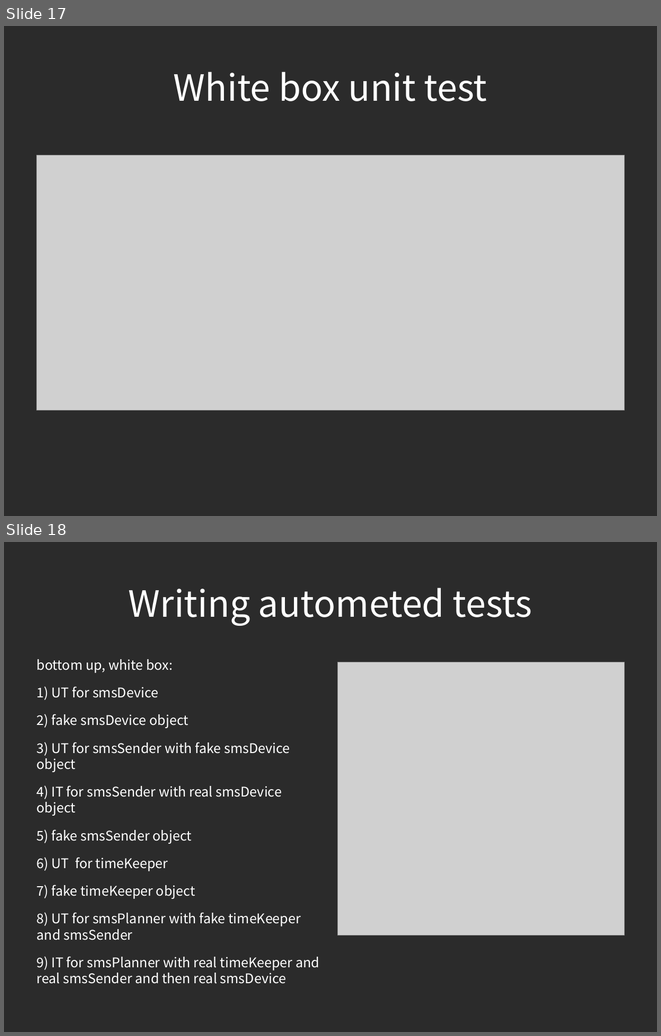
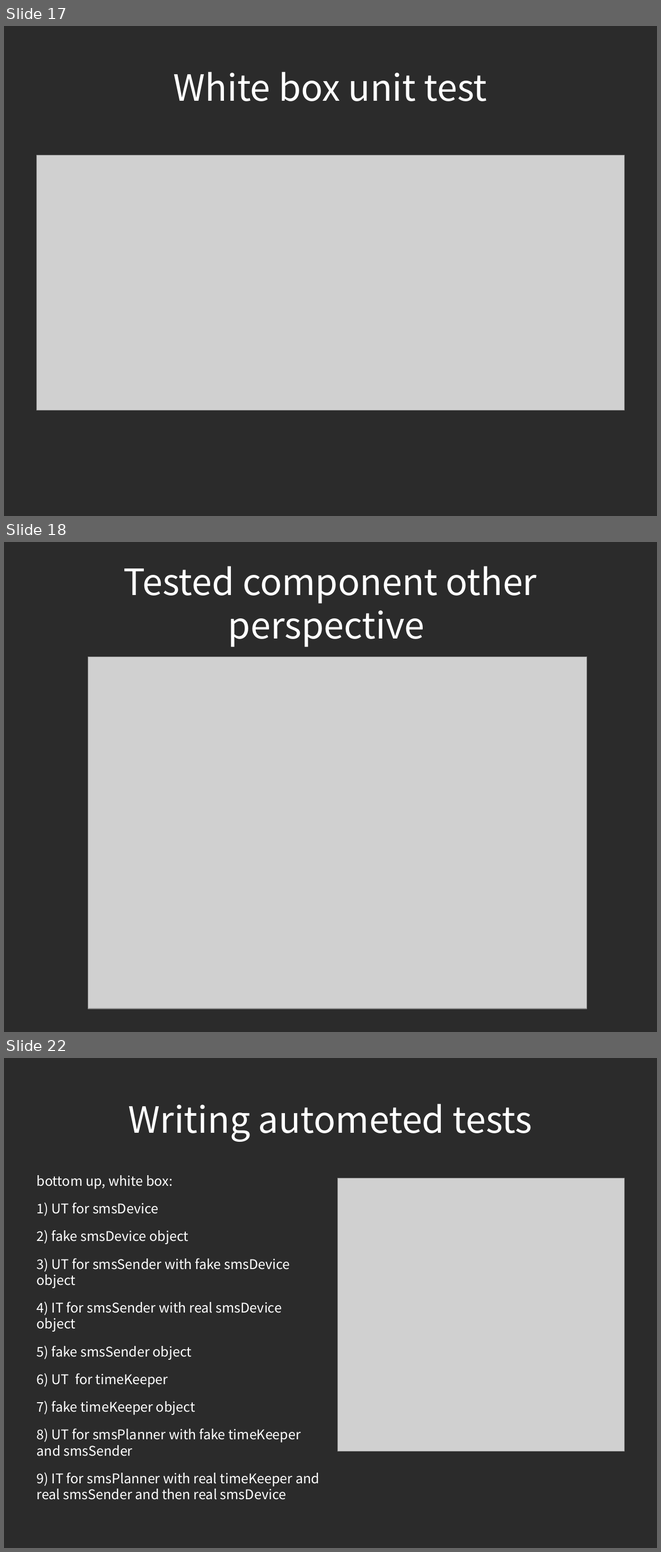
Before and after one commit to piotrek24061988/AutomaticTesting, a slide deck: module1/doc/AutomatedTesting.odp. Shown one above the other, each under a label of ours: slides 17 and 18 before the commit, slides 17, 18 and 22 after it; the slides between them are not shown. The pictures are 661x1036 and 661x1552 pixels, drawn with LibreOffice and Linux fonts; fonts in the diff are those of the drawing; grey boxes stand for pictures; background and template pictures are left out; a plain dark background stands for a picture behind light text. Boxes give left, top, right and bottom in pixels: in the first picture for what was removed or moved away, otherwise in the second. Text is boxed around its words. In the diff, an @@ line names an element or a change of style, - is before the commit and + after.

```diff
--- a/module1/doc/AutomatedTesting.odp
+++ b/module1/doc/AutomatedTesting.odp
@@ slide 18 added at (x1=4, y1=542, x2=657, y2=1032), background picture (left out) @@
@@ title added at (x1=124, y1=566, x2=537, y2=647), 44 pt, text #FFFFFF @@
+Tested component other perspective
@@ picture added at (x1=88, y1=656, x2=588, y2=1008) @@
@@ what was slide 18 is now slide 22 @@
```
Also in this commit, not shown: 3 other slides added.
